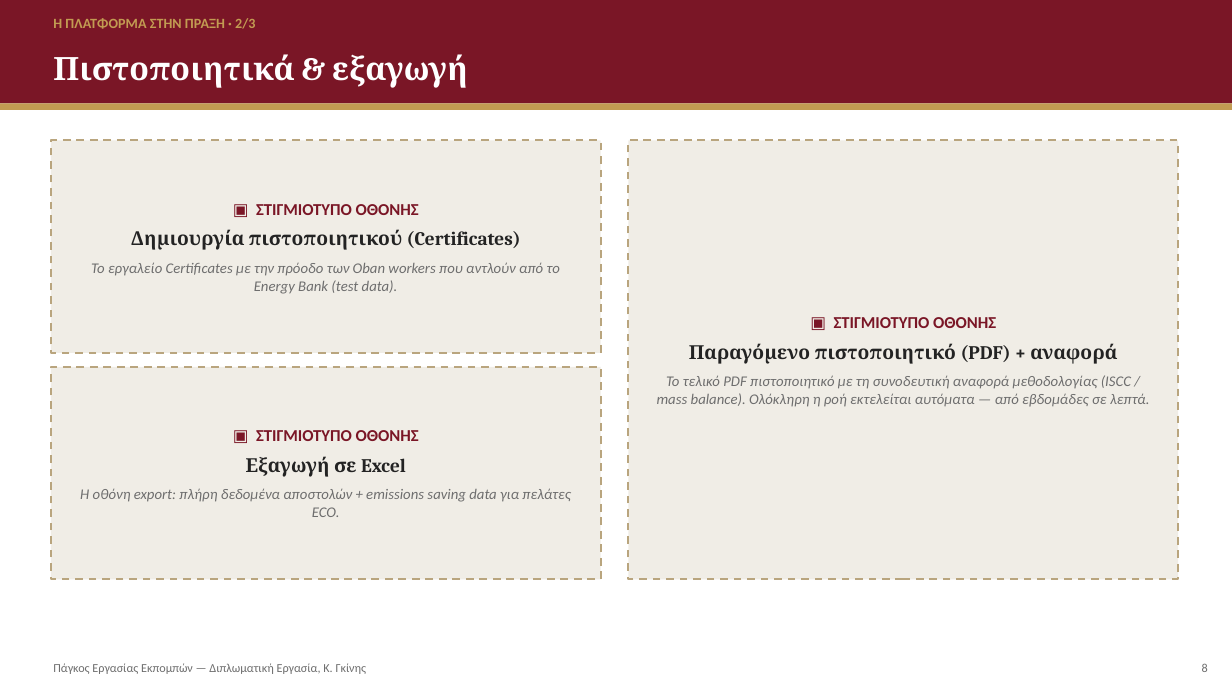
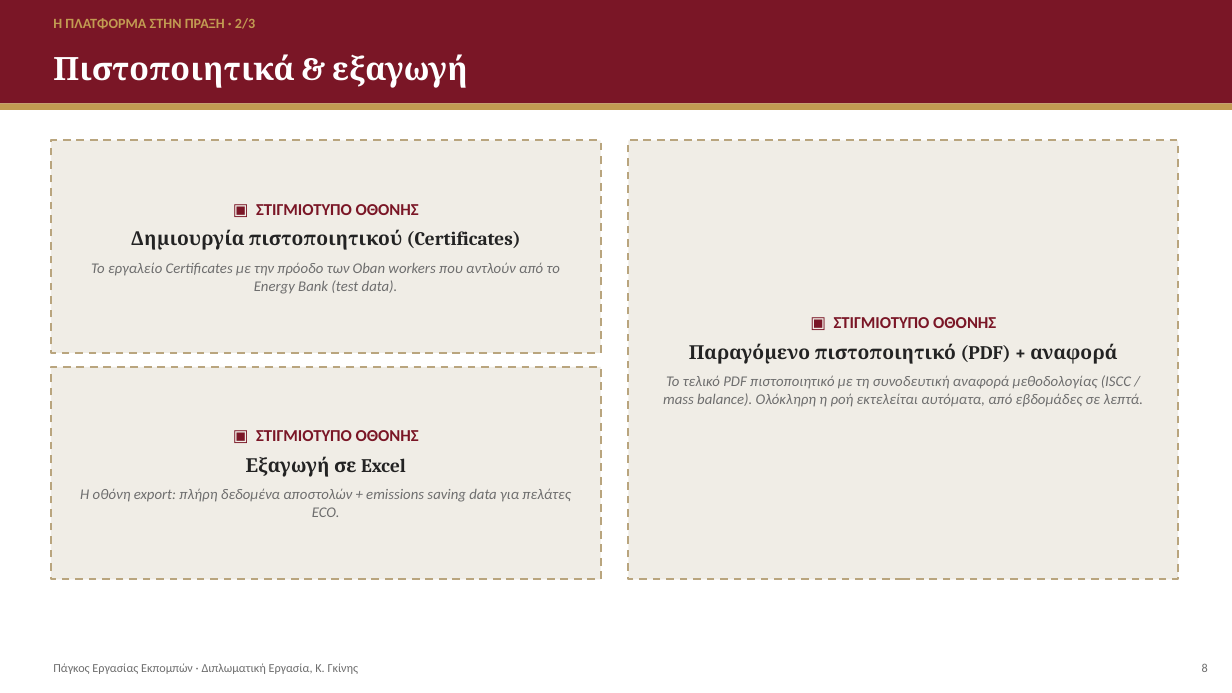
Before and after one commit to konst-gkinis/diplomatiki, a slide deck: slide 9 of presentations/defense.pptx. Drawn at 1232x693 pixels with LibreOffice and Linux fonts; fonts in the diff are those of the drawing. Boxes give left, top, right and bottom in pixels: in the first picture for what was removed or moved away, otherwise in the second. Text is boxed around its words. In the diff, an @@ line names an element or a change of style, - is before the commit and + after.

```diff
--- a/presentations/defense.pptx
+++ b/presentations/defense.pptx
@@ text at [663,375,1143,407]: text changed @@
-Το τελικό PDF πιστοποιητικό με τη συνοδευτική αναφορά μεθοδολογίας (ISCC / mass balance). Ολόκληρη η ροή εκτελείται αυτόματα — από εβδομάδες σε λεπτά.
+Το τελικό PDF πιστοποιητικό με τη συνοδευτική αναφορά μεθοδολογίας (ISCC / mass balance). Ολόκληρη η ροή εκτελείται αυτόματα, από εβδομάδες σε λεπτά.
@@ text at [53,663,359,674]: text changed @@
-Πάγκος Εργασίας Εκπομπών — Διπλωματική Εργασία, Κ. Γκίνης
+Πάγκος Εργασίας Εκπομπών · Διπλωματική Εργασία, Κ. Γκίνης
```
Also in this commit, not shown: 15 other slides changed, 1 slide added, 22 other files.
